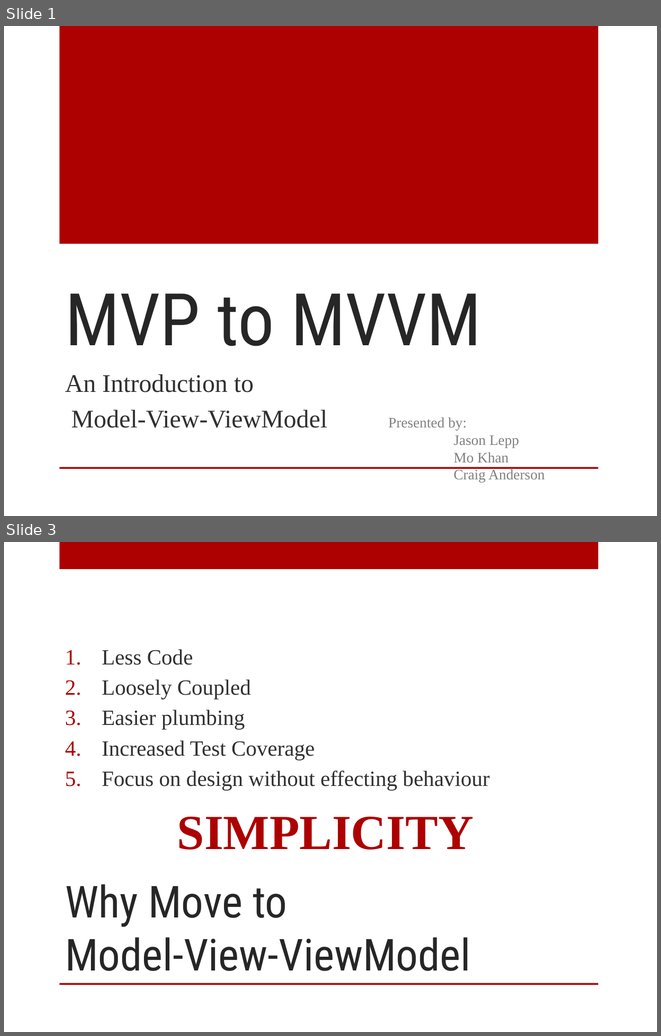
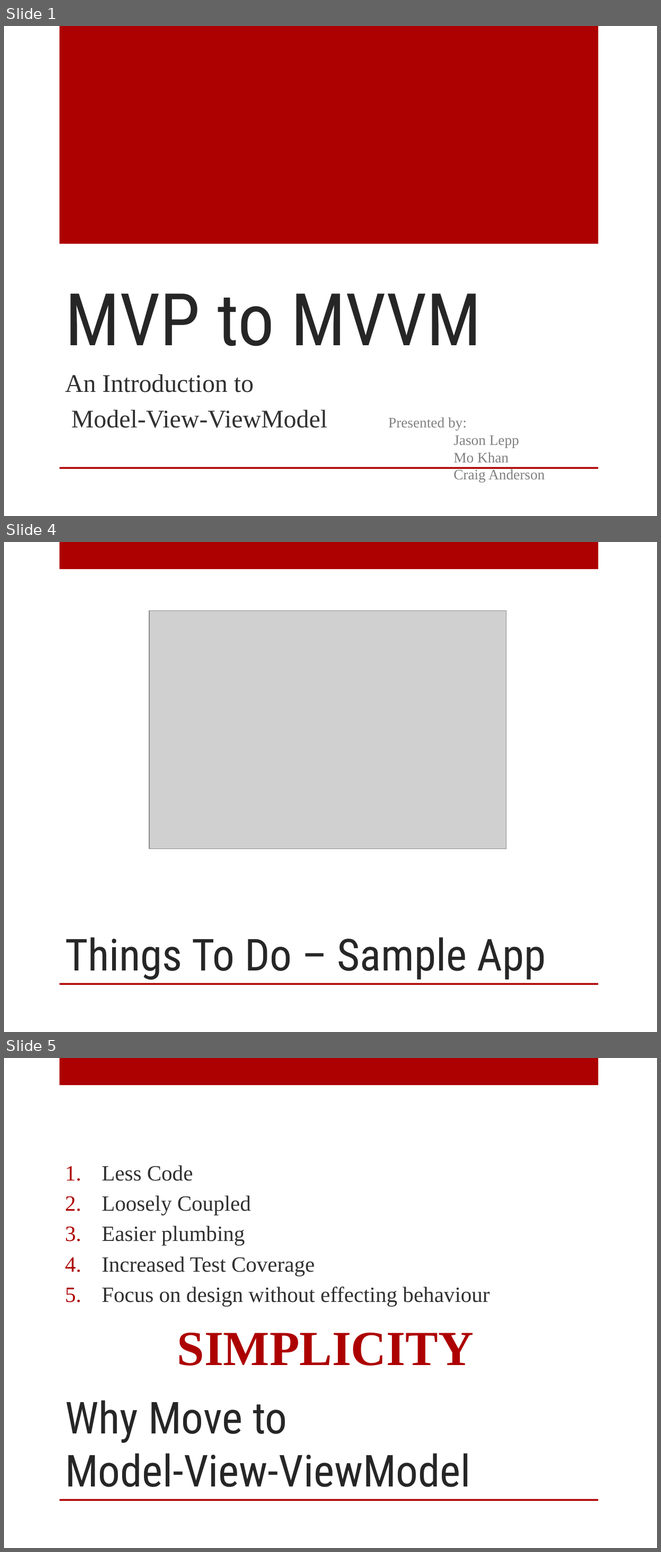
Before and after one commit to arcresources/MVPtoMVVM, a slide deck: docs/MVP to MVVM.pptx. Shown one above the other, each under a label of ours: slides 1 and 3 before the commit, slides 1, 4 and 5 after it; the slides between them are not shown. The pictures are 661x1036 and 661x1552 pixels, drawn with LibreOffice and Linux fonts; fonts in the diff are those of the drawing; grey boxes stand for pictures; background and template pictures are left out. Boxes give left, top, right and bottom in pixels: in the first picture for what was removed or moved away, otherwise in the second. Text is boxed around its words. In the diff, an @@ line names an element or a change of style, - is before the commit and + after.

```diff
--- a/docs/MVP to MVVM.pptx
+++ b/docs/MVP to MVVM.pptx
@@ slide 4 added at (x1=4, y1=542, x2=657, y2=1032), background picture (left out); not listed: 2 template elements that a slide beside it also shows @@
@@ picture added at (x1=149, y1=610, x2=506, y2=849) @@
@@ title added at (x1=65, y1=937, x2=546, y2=980), 48.6 pt, text #262626 @@
+Things To Do – Sample App
@@ what was slide 3 is now slide 5 @@
```
Also in this commit, not shown: 2 slides changed, 1 other file.
